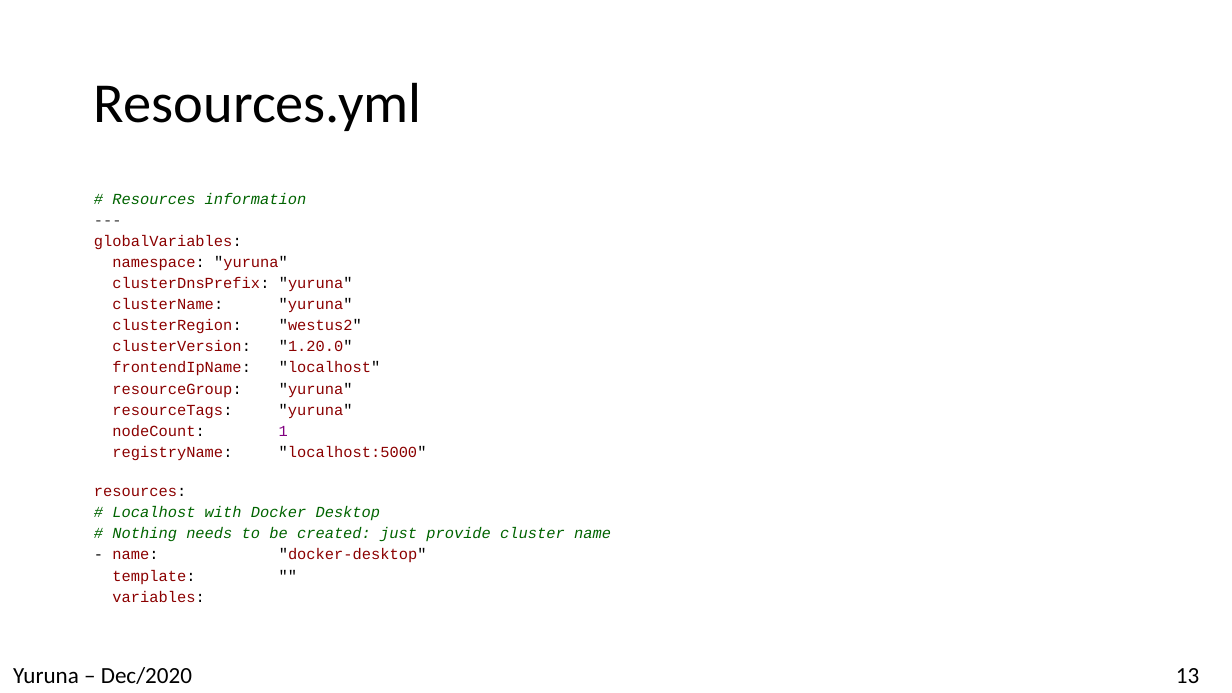
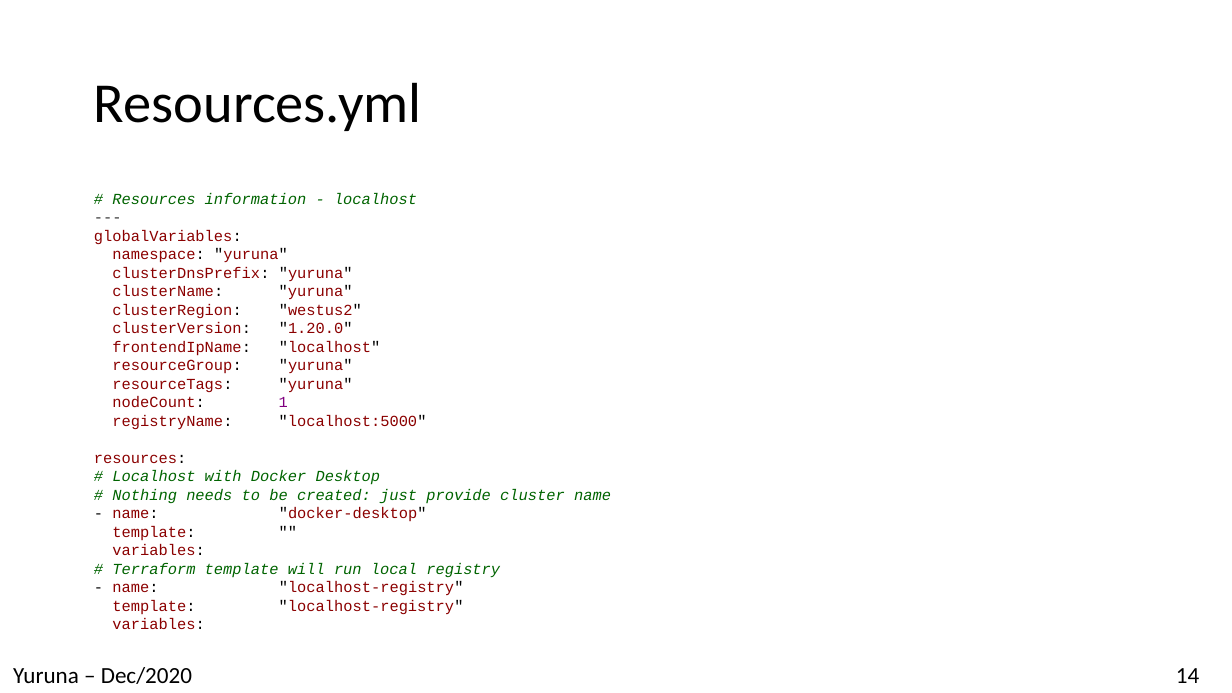
Before and after one commit to alissonsol/Archive, a slide deck: slide 14 of docs/yuruna.pptx (slide 13 before the commit). Drawn at 1232x693 pixels with LibreOffice and Linux fonts; fonts in the diff are those of the drawing. Boxes give left, top, right and bottom in pixels: in the first picture for what was removed or moved away, otherwise in the second. Text is boxed around its words. In the diff, an @@ line names an element or a change of style, - is before the commit and + after.

Commit message:
Cleanup and focus on localhost and Azure for now

```diff
--- a/docs/yuruna.pptx
+++ b/docs/yuruna.pptx
@@ text at [112,193,417,204]: text changed @@
-# Resources information
+# Resources information - localhost
@@ text at [94,230,611,555]: less space between paragraphs @@
@@ text at [112,563,500,629]: paragraphs added @@
+# Terraform template will run local registry
+- name: "localhost-registry"
+template: "localhost-registry"
+variables:
@@ page number at [1176,668,1199,683]: text changed @@
-13
+14
```
Also in this commit, not shown: 6 other slides changed, 1 slide added, 42 other files.
